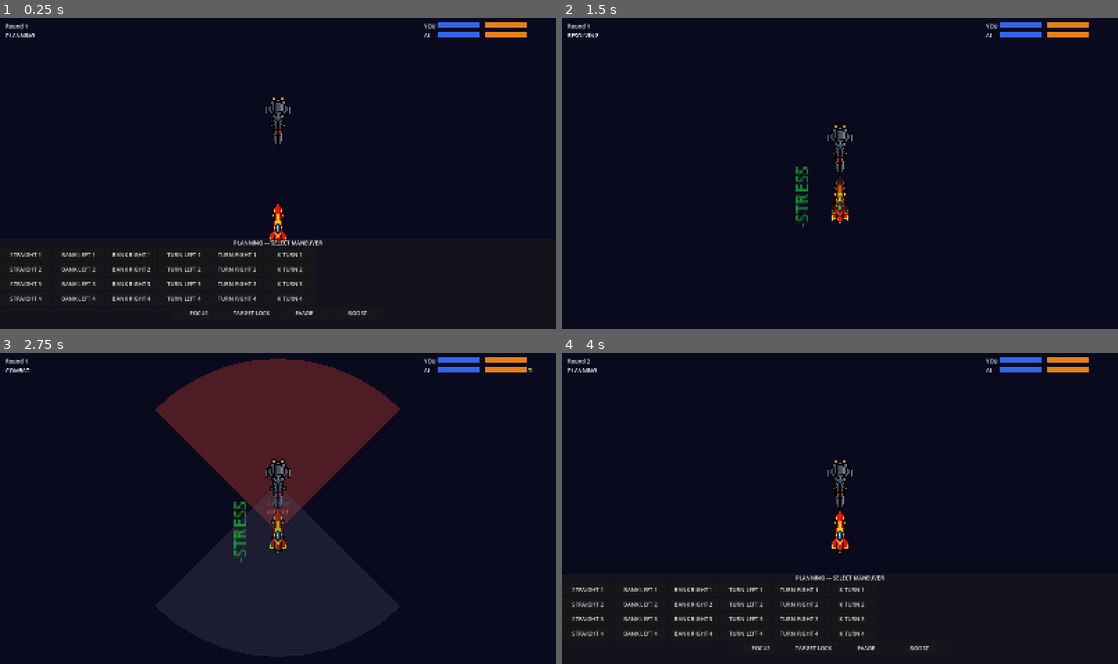
Above: before the commit, frames 1-4 (two rows, left to right).
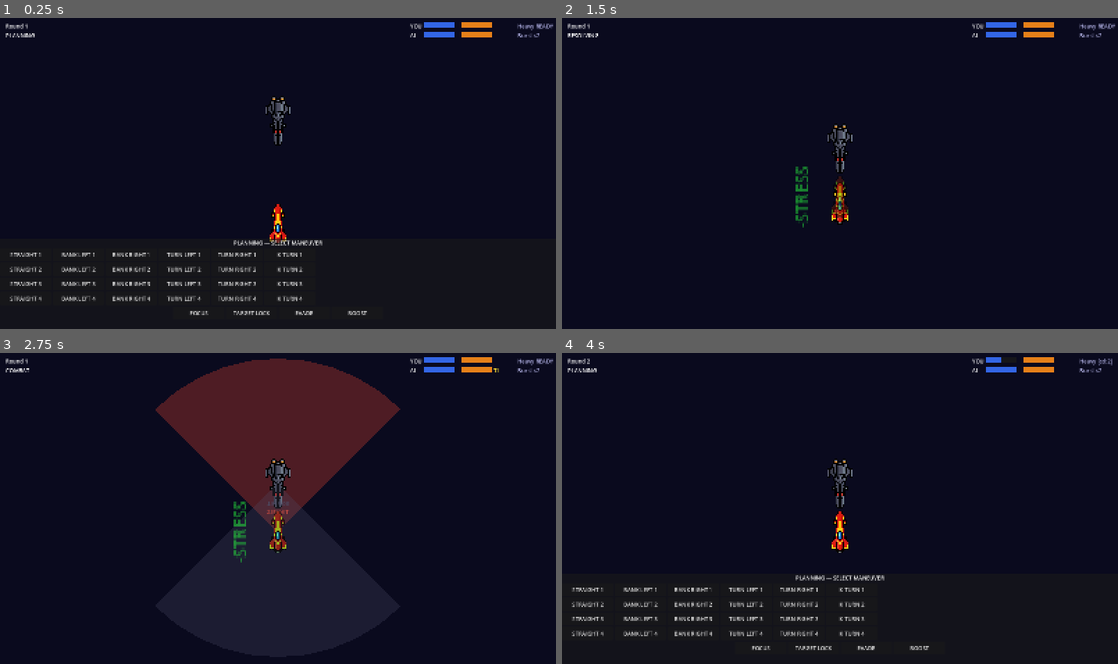
Above: after the commit, the same moments.

Repository: kavemankai/JaggedBuild
Game: Godot game, scene res://scenes/Main.tscn
Same seed, same stepped clock (60 frames per second), same inputs: the game is played once before the commit and once after it.
Inputs (mouse positions are in pixels of both pictures, inside the frame that each line leads up to):
- Up to frame 1 (0.25 s): no input
- Up to frame 2 (1.5 s): click "STRAIGHT 1" at 0.5 s; tap Enter at 1.25 s; move the mouse to (962, 157) at 1.27 s
- Up to frame 3 (2.75 s): tap Space at 2 s; move the mouse to (166, 524) at 2.02 s
- Up to frame 4 (4 s): tap Enter at 2.75 s; move the mouse to (895, 440) at 2.77 s; move the mouse to (812, 570) at 3.52 s

The runs differ from the first frame. In frame 1, 0.6% of the frame differs, in the area x 73-100%, y 1-7%; in frame 2, 0.6%; in frame 3, 0.6%; in frame 4, 0.7%, in the area x 73-99%, y 1-7%.

Commit message:
Gate 8: Weapon archetypes -- Cannons, Burst Fire, Heavy Cannon
Co-Authored-By: Claude Sonnet 4.6 <noreply@anthropic.com>

Diff:
--- a/scenes/HUD.tscn
+++ b/scenes/HUD.tscn
@@ -21,10 +21,10 @@
 [node name="HealthBars" type="VBoxContainer" parent="."]
 anchor_left = 1.0
 anchor_right = 1.0
-offset_left = -380.0
+offset_left = -420.0
 offset_top = 16.0
 offset_right = -16.0
-offset_bottom = 106.0
+offset_bottom = 120.0
 
 [node name="PlayerRow" type="HBoxContainer" parent="HealthBars"]
 
@@ -59,6 +59,11 @@
 text = ""
 modulate = Color(1.0, 0.3, 0.3, 1.0)
 
+[node name="PlayerWeapon" type="Label" parent="HealthBars/PlayerRow"]
+custom_minimum_size = Vector2(110, 0)
+text = ""
+modulate = Color(0.7, 0.7, 0.9, 1.0)
+
 [node name="AIRow" type="HBoxContainer" parent="HealthBars"]
 
 [node name="AITag" type="Label" parent="HealthBars/AIRow"]
@@ -92,6 +97,11 @@
 text = ""
 modulate = Color(1.0, 0.3, 0.3, 1.0)
 
+[node name="AIWeapon" type="Label" parent="HealthBars/AIRow"]
+custom_minimum_size = Vector2(110, 0)
+text = ""
+modulate = Color(0.7, 0.7, 0.9, 1.0)
+
 [node name="Result" type="Label" parent="."]
 anchor_left = 0.0
 anchor_right = 1.0
--- a/scripts/CombatSystem.gd
+++ b/scripts/CombatSystem.gd
@@ -2,7 +2,6 @@
 
 const BASE_HIT_CHANCE: float = 0.625
 const BASE_EVADE_CHANCE: float = 0.375
-const HIT_DAMAGE: int = 1
 const SHOT_ANIM_DURATION: float = 0.15
 const FOCUS_HIT_BONUS: float = 0.15
 const EVADE_TOKEN_REDUCTION: float = 0.15
@@ -10,9 +9,13 @@
 const HIT_CHANCE_MIN: float = 0.05
 const HIT_CHANCE_MAX: float = 0.95
 
+const BURST_ATK_RATIO: float = 0.6
+const HEAVY_DAMAGE: int = 3
+const HEAVY_COOLDOWN_TURNS: int = 2
 
-func calculate_hit_chance(attacker: Ship, defender: Ship) -> float:
-	var eff_atk: int = attacker.attack
+
+func calculate_hit_chance(attacker: Ship, defender: Ship, atk_override: int = -1) -> float:
+	var eff_atk: int = atk_override if atk_override >= 0 else attacker.attack
 	var eff_def: int = defender.defence
 
 	var dist: float = attacker.global_position.distance_to(defender.global_position)
@@ -34,7 +37,6 @@
 	if attacker.focus_token:
 		final_chance += FOCUS_HIT_BONUS
 	if attacker.target_lock == defender:
-		# Reroll on miss: 1 - (1-p)^2
 		final_chance = 1.0 - pow(1.0 - final_chance, 2.0)
 	if defender.evade_token:
 		final_chance -= EVADE_TOKEN_REDUCTION
@@ -60,6 +62,46 @@
 		ship.destroy_ship()
 
 
+# Returns Array of {chance, damage, hit} dicts. hit is false until resolved.
+func _build_shots(attacker: Ship, defender: Ship, in_arc: bool) -> Array:
+	if not in_arc:
+		return []
+	var wtype: Weapon.Type = Weapon.Type.CANNONS
+	if attacker.weapon != null:
+		wtype = attacker.weapon.weapon_type
+	match wtype:
+		Weapon.Type.BURST:
+			var burst_atk: int = maxi(1, floori(float(attacker.attack) * BURST_ATK_RATIO))
+			var chance: float = calculate_hit_chance(attacker, defender, burst_atk)
+			return [
+				{"chance": chance, "damage": 1, "hit": false},
+				{"chance": chance, "damage": 1, "hit": false},
+			]
+		Weapon.Type.HEAVY:
+			if attacker.heavy_cooldown > 0:
+				return []
+			return [{"chance": calculate_hit_chance(attacker, defender), "damage": HEAVY_DAMAGE, "hit": false}]
+		_:  # CANNONS default
+			return [{"chance": calculate_hit_chance(attacker, defender), "damage": 1, "hit": false}]
+
+
+func _display_chance(shots: Array) -> float:
+	if shots.is_empty():
+		return 0.0
+	var p: float = shots[0].chance
+	if shots.size() == 1:
+		return p
+	# P(at least 1 hit across n shots)
+	return 1.0 - pow(1.0 - p, float(shots.size()))
+
+
+func _combat_status(ship: Ship, in_arc: bool, shots: Array) -> String:
+	if not in_arc or not shots.is_empty():
+		return ""
+	# In arc but no shots — must be heavy on cooldown
+	return "RELOADING [%d]" % ship.heavy_cooldown
+
+
 func run_combat(ships: Array) -> void:
 	var alive: Array = ships.filter(func(s: Ship): return not s.is_destroyed)
 	if alive.size() < 2:
@@ -68,42 +110,59 @@
 	var ship_a: Ship = alive[0]
 	var ship_b: Ship = alive[1]
 
-	var a_in_arc := ManeuverSystem.is_in_firing_arc(ship_a, ship_b)
-	var b_in_arc := ManeuverSystem.is_in_firing_arc(ship_b, ship_a)
-	var a_chance := calculate_hit_chance(ship_a, ship_b) if a_in_arc else 0.0
-	var b_chance := calculate_hit_chance(ship_b, ship_a) if b_in_arc else 0.0
+	# Tick heavy weapon cooldowns
+	if ship_a.heavy_cooldown > 0:
+		ship_a.heavy_cooldown -= 1
+	if ship_b.heavy_cooldown > 0:
+		ship_b.heavy_cooldown -= 1
+
+	var a_in_arc: bool = ManeuverSystem.is_in_firing_arc(ship_a, ship_b)
+	var b_in_arc: bool = ManeuverSystem.is_in_firing_arc(ship_b, ship_a)
 	var a_used_lock: bool = a_in_arc and ship_a.target_lock == ship_b
 	var b_used_lock: bool = b_in_arc and ship_b.target_lock == ship_a
 
-	ship_a.show_combat_ui(a_in_arc, a_chance)
-	ship_b.show_combat_ui(b_in_arc, b_chance)
+	var a_shots: Array = _build_shots(ship_a, ship_b, a_in_arc)
+	var b_shots: Array = _build_shots(ship_b, ship_a, b_in_arc)
+
+	ship_a.show_combat_ui(a_in_arc, _display_chance(a_shots), _combat_status(ship_a, a_in_arc, a_shots))
+	ship_b.show_combat_ui(b_in_arc, _display_chance(b_shots), _combat_status(ship_b, b_in_arc, b_shots))
 
 	await get_tree().create_timer(1.2).timeout
 
-	# Store both results before applying either
-	var a_hits := resolve_shot(a_chance) if a_in_arc else false
-	var b_hits := resolve_shot(b_chance) if b_in_arc else false
+	# Resolve all shots — store results before applying any
+	for shot in a_shots:
+		shot.hit = resolve_shot(shot.chance)
+	for shot in b_shots:
+		shot.hit = resolve_shot(shot.chance)
 
-	# Draw shots simultaneously (fire and forget coroutines)
-	if a_in_arc:
-		_draw_shot(ship_a.global_position, ship_b.global_position, ship_a.accent_color, a_hits)
-	if b_in_arc:
-		_draw_shot(ship_b.global_position, ship_a.global_position, ship_b.accent_color, b_hits)
+	# Draw shots simultaneously
+	for shot in a_shots:
+		_draw_shot(ship_a.global_position, ship_b.global_position, ship_a.accent_color, shot.hit)
+	for shot in b_shots:
+		_draw_shot(ship_b.global_position, ship_a.global_position, ship_b.accent_color, shot.hit)
 
 	await get_tree().create_timer(SHOT_ANIM_DURATION + 0.1).timeout
 
-	# Apply both simultaneously
-	if a_hits:
-		apply_damage(ship_b, HIT_DAMAGE)
-	if b_hits:
-		apply_damage(ship_a, HIT_DAMAGE)
+	# Apply all damage simultaneously
+	for shot in a_shots:
+		if shot.hit:
+			apply_damage(ship_b, shot.damage)
+	for shot in b_shots:
+		if shot.hit:
+			apply_damage(ship_a, shot.damage)
+
+	# Set heavy cooldown for weapons that just fired
+	if not a_shots.is_empty() and ship_a.weapon != null and ship_a.weapon.weapon_type == Weapon.Type.HEAVY:
+		ship_a.heavy_cooldown = HEAVY_COOLDOWN_TURNS
+	if not b_shots.is_empty() and ship_b.weapon != null and ship_b.weapon.weapon_type == Weapon.Type.HEAVY:
+		ship_b.heavy_cooldown = HEAVY_COOLDOWN_TURNS
 
 	ship_a.hide_combat_ui()
 	ship_b.hide_combat_ui()
 
 	await get_tree().create_timer(0.4).timeout
 
-	# Consume per-round tokens; target lock consumed only if spent this combat
+	# Consume per-round tokens
 	ship_a.focus_token = false
 	ship_b.focus_token = false
 	ship_a.evade_token = false
--- a/scripts/HUD.gd
+++ b/scripts/HUD.gd
@@ -6,10 +6,12 @@
 @onready var _p_hull: ProgressBar = $HealthBars/PlayerRow/PlayerHull
 @onready var _p_tokens: Label = $HealthBars/PlayerRow/PlayerTokens
 @onready var _p_stress: Label = $HealthBars/PlayerRow/PlayerStress
+@onready var _p_weapon: Label = $HealthBars/PlayerRow/PlayerWeapon
 @onready var _ai_shields: ProgressBar = $HealthBars/AIRow/AIShields
 @onready var _ai_hull: ProgressBar = $HealthBars/AIRow/AIHull
 @onready var _ai_tokens: Label = $HealthBars/AIRow/AITokens
 @onready var _ai_stress: Label = $HealthBars/AIRow/AIStress
+@onready var _ai_weapon: Label = $HealthBars/AIRow/AIWeapon
 @onready var _result: Label = $Result
 
 var _player_ship: Ship = null
@@ -59,6 +61,8 @@
 	_ai_tokens.text = _token_text(_ai_ship)
 	_p_stress.text = "S×%d" % _player_ship.stress if _player_ship.stress > 0 else ""
 	_ai_stress.text = "S×%d" % _ai_ship.stress if _ai_ship.stress > 0 else ""
+	_p_weapon.text = _weapon_text(_player_ship)
+	_ai_weapon.text = _weapon_text(_ai_ship)
 
 	var p_low := _player_ship.hull <= _p_hull.max_value * 0.5
 	if p_low != _p_hull_low:
@@ -75,6 +79,23 @@
 	_result.text = message + "\n\nPRESS ANY KEY"
 	_result.modulate = color
 	_result.visible = true
+
+
+func _weapon_text(ship: Ship) -> String:
+	if ship.weapon == null:
+		return "Cannons"
+	match ship.weapon.weapon_type:
+		Weapon.Type.BURST:
+			return "Burst ×2"
+		Weapon.Type.HEAVY:
+			if ship.heavy_cooldown > 0:
+				return "Heavy [cd:%d]" % ship.heavy_cooldown
+			return "Heavy READY"
+		Weapon.Type.MISSILES:
+			return "Missiles"
+		Weapon.Type.ION:
+			return "Ion"
+	return "Cannons"
 
 
 func _token_text(ship: Ship) -> String:
--- a/scripts/Main.gd
+++ b/scripts/Main.gd
@@ -16,6 +16,16 @@
 	ai_ship.defence = 3
 	ai_ship.shields = 3
 	ai_ship.hull = 2
+
+	var heavy := Weapon.new()
+	heavy.weapon_type = Weapon.Type.HEAVY
+	heavy.display_name = "Heavy Cannon"
+	player_ship.weapon = heavy
+
+	var burst := Weapon.new()
+	burst.weapon_type = Weapon.Type.BURST
+	burst.display_name = "Burst Fire"
+	ai_ship.weapon = burst
 
 	selection_panel.setup(player_ship, ghost_ship)
 	selection_panel.maneuver_confirmed.connect(_on_maneuver_confirmed)
--- a/scripts/Ship.gd
+++ b/scripts/Ship.gd
@@ -17,8 +17,10 @@
 @export var defence: int = 2
 @export var shields: int = 2
 @export var hull: int = 3
+@export var weapon: Weapon = null
 
 var selected_maneuver: Maneuver = null
+var heavy_cooldown: int = 0
 var is_destroyed: bool = false
 var was_bumped: bool = false
 var stress: int = 0
@@ -52,12 +54,15 @@
 	_firing_arc.visible = false
 
 
-func show_combat_ui(in_arc: bool, hit_chance: float) -> void:
+func show_combat_ui(in_arc: bool, hit_chance: float, status: String = "") -> void:
 	_firing_arc.visible = true
 	_firing_arc.color = Color(accent_color.r, accent_color.g, accent_color.b,
 								0.28 if in_arc else 0.08)
 	_hit_label.visible = true
-	if in_arc:
+	if status != "":
+		_hit_label.add_theme_color_override("font_color", Color(0.85, 0.65, 0.2, 1.0))
+		_hit_label.text = status
+	elif in_arc:
 		_hit_label.add_theme_color_override("font_color", accent_color)
 		_hit_label.text = "%d%% HIT" % int(hit_chance * 100.0)
 	else:
--- /dev/null
+++ b/scripts/Weapon.gd
@@ -0,0 +1,7 @@
+class_name Weapon
+extends Resource
+
+enum Type { CANNONS, BURST, HEAVY, MISSILES, ION }
+
+@export var weapon_type: Weapon.Type = Weapon.Type.CANNONS
+@export var display_name: String = "Cannons"
